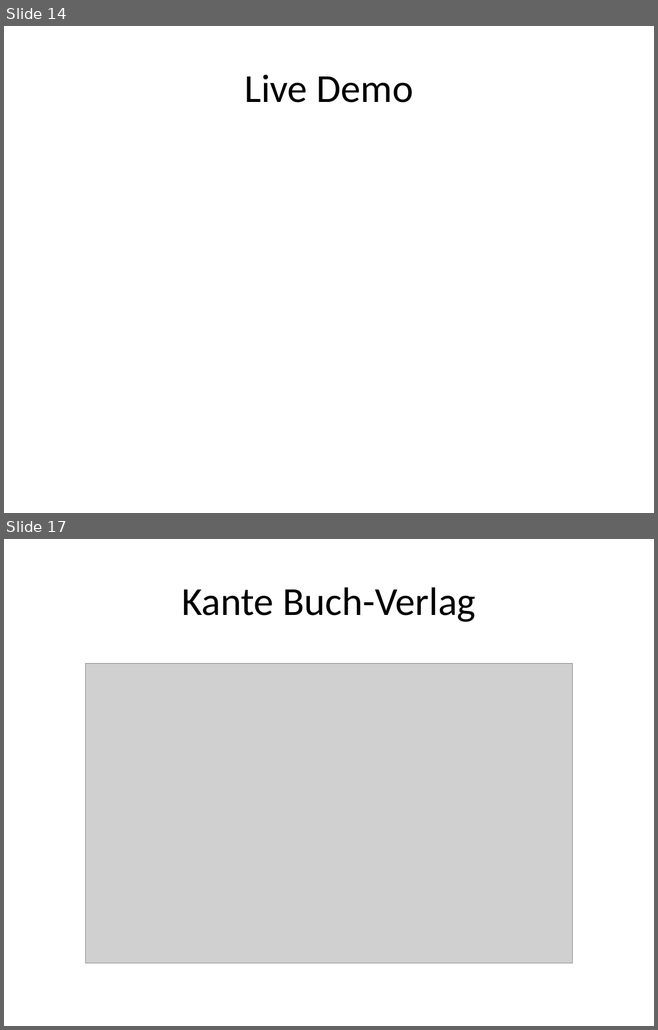
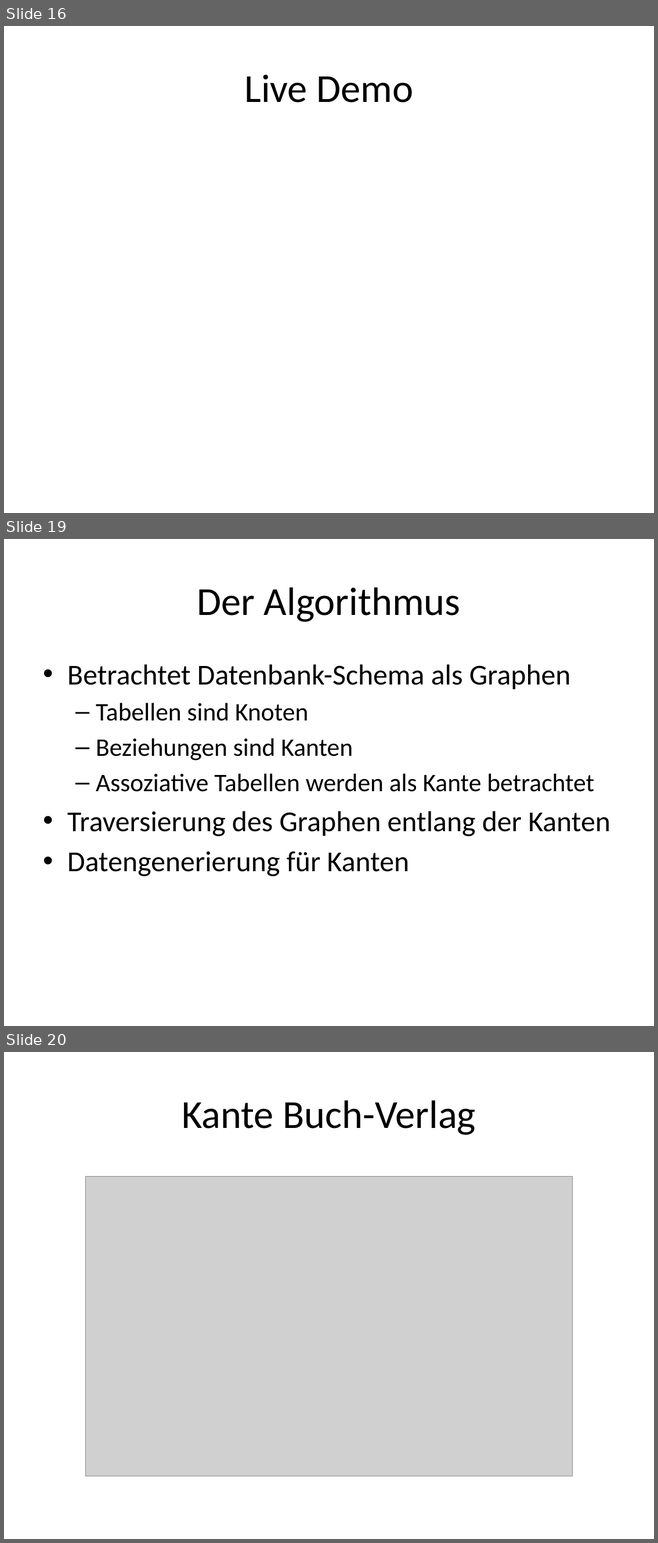
Before and after one commit to seerhein-lab/testdata-dsl, a slide deck: documentation/seitenbau/praesentation.pptx. Shown one above the other, each under a label of ours: slides 14 and 17 before the commit, slides 16, 19 and 20 after it; the slides between them are not shown. The pictures are 658x1030 and 658x1543 pixels, drawn with LibreOffice and Linux fonts; fonts in the diff are those of the drawing; grey boxes stand for pictures. Boxes give left, top, right and bottom in pixels: in the first picture for what was removed or moved away, otherwise in the second. Text is boxed around its words. In the diff, an @@ line names an element or a change of style, - is before the commit and + after.

```diff
--- a/documentation/seitenbau/praesentation.pptx
+++ b/documentation/seitenbau/praesentation.pptx
@@ slide 19 added at [4,539,654,1026], background #FFFFFF @@
@@ title added at [197,587,460,622], 44 pt, text #000000 @@
+Der Algorithmus
@@ text added at [67,664,610,877], 32 pt, text #000000 @@
+• Betrachtet Datenbank-Schema als Graphen
+  – Tabellen sind Knoten
+  – Beziehungen sind Kanten
+  – Assoziative Tabellen werden als Kante betrachtet
+• Traversierung des Graphen entlang der Kanten
+• Datengenerierung für Kanten
@@ what was slide 14 is now slide 16 @@
@@ what was slide 17 is now slide 20 @@
```
Also in this commit, not shown: 6 slides changed, 7 other slides added, 8 other files.
